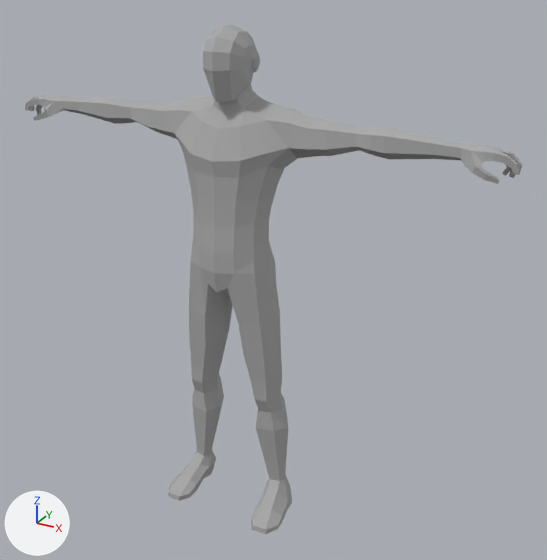
The glTF model public/models/character/scene.gltf as it was, and as the next commit left it.
Camera for both pictures: a 50 mm camera at (52.2, -83.5, 79.5) aimed at (4.8, 2.6, 36.4). The axes (+X, +Y, +Z) are drawn at lower left. The lights are the same throughout. The older version comes first.
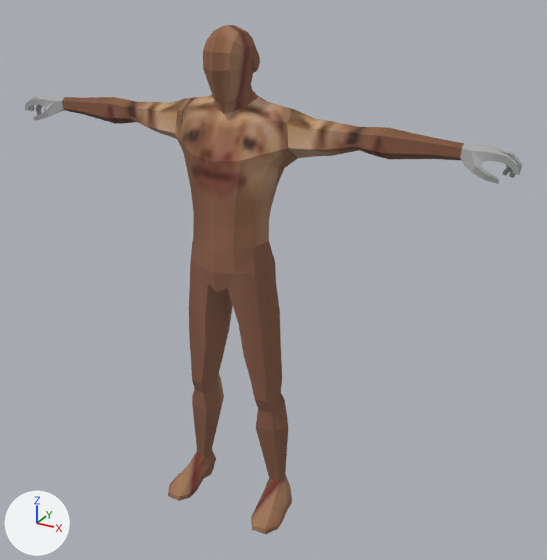
The change, as JSON lines over the scene's bpy script:
```json
{"op": "add", "block": "img_base_jpg", "code": ["img_base_jpg = load_image('base.jpg', 'base.jpg', 77, 43, 'sRGB')"]}
{"block": "mat_new_lowpoly_text", "change": "nodes: BsdfPrincipled, OutputMaterial"}
{"block": "mat_new_lowpoly_text", "change": "colours: grey #aaaaaa"}
{"block": "mat_new_lowpoly_text", "change": "nodes: BsdfPrincipled, CombineXYZ, Mapping, Math, OutputMaterial, SeparateXYZ, TexImage, UVMap"}
{"block": "mat_new_lowpoly_text", "change": "uses the picture img_base_jpg"}
```

Location of each change, (x1, y1, x2, y2) in pixels of the pictures (547 x 560 px):
```json
{"object": "Object_7", "change": "surface changed", "before": [62, 25, 464, 534], "after": [62, 25, 464, 534], "on screen": "grey to brown"}
```
